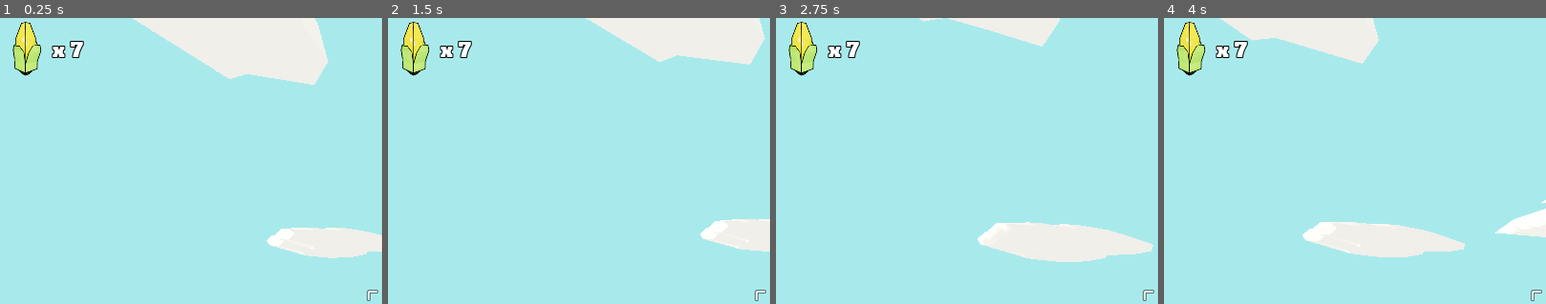
Above: before the commit, frames 1-4 (left to right).
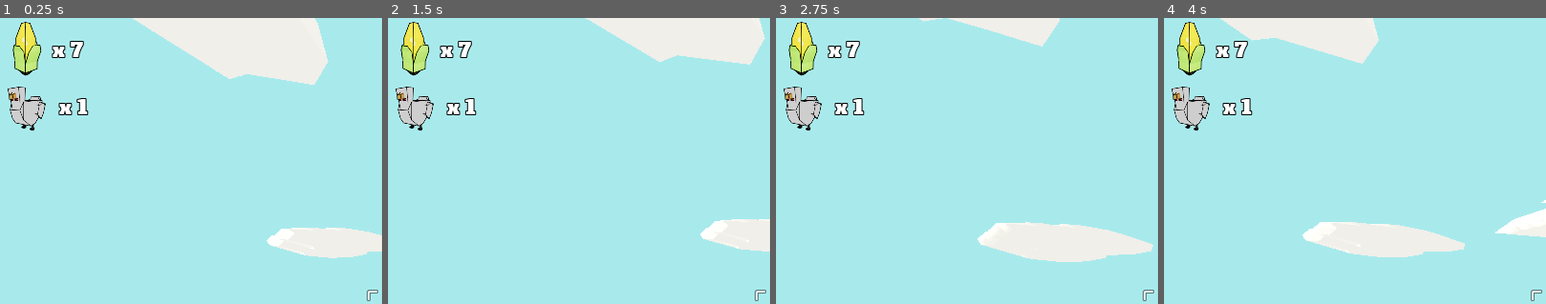
Above: after the commit, the same moments.

Repository: ehtd/godot_wild_jam_32
Game: Godot game, scene res://World.tscn
Same seed, same stepped clock (60 frames per second), same inputs: the game is played once before the commit and once after it.
Inputs (mouse positions are % of the whole screen's width and height, from its top left):
- Up to frame 1 (0.25 s): no input
- Up to frame 2 (1.5 s): tap Enter at 0.5 s; move the mouse to (55, 50) at 0.52 s; hold W (move_forward) from 0.53 s (still down); tap E (grab) at 0.6, 1.35 s; click (55, 50) at 0.67 s; move the mouse to (45, 50) at 1.27 s
- Up to frame 3 (2.75 s): keep holding W (move_forward); move the mouse to (52, 48) at 2.02 s; tap E (grab) at 2.1 s
- Up to frame 4 (4 s): keep holding W (move_forward); move the mouse to (49, 52) at 2.77 s; tap E (grab) at 2.85, 3.6 s; click (49, 52) at 2.92 s; tap R (restart) at 3.5 s; move the mouse to (57, 51) at 3.52 s
The pictures show only the part of the screen within x 0-50%, y 0-50%; the shares and areas given below are measured in that part.

The runs differ from the first frame. In frame 1, 1.3% of the frame differs, in the area x 2-24%, y 24-40%; in frame 2, 1.3%; in frame 3, 1.3%; in frame 4, 1.3%.

Commit message:
chicken count label

Diff:
--- a/Chicken/Chicken_scn.tscn
+++ b/Chicken/Chicken_scn.tscn
@@ -13,7 +13,9 @@
 
 [sub_resource type="CylinderShape" id=2]
 
-[node name="Chicken" type="KinematicBody"]
+[node name="Chicken" type="KinematicBody" groups=[
+"chicken",
+]]
 collision_layer = 4
 collision_mask = 5
 script = ExtResource( 5 )
--- a/Player/Player.gd
+++ b/Player/Player.gd
@@ -12,6 +12,7 @@
 onready var raycast = $RayCast
 onready var fps_label = $CanvasLayer/Label
 onready var corn_count_label = $CanvasLayer/corn_label
+onready var chicken_count_label = $CanvasLayer/chicken_label
 onready var crosshair: TextureRect = $CanvasLayer/TextureRect
 onready var press_e: RichTextLabel = $CanvasLayer/press_e
 
@@ -86,6 +87,8 @@
 func update_ui():
 	fps_label.text = str(Engine.get_frames_per_second())
 	corn_count_label.text = " x " + str(corn_count)
+	var chicken_count = get_tree().get_nodes_in_group("chicken").size()
+	chicken_count_label.text = " x " + str(chicken_count)
 	if can_grab_item(4+64)["can_grab"]:
 		set_crosshair_grab()
 	else:
--- a/Player/Player.tscn
+++ b/Player/Player.tscn
@@ -1,10 +1,11 @@
-[gd_scene load_steps=7 format=2]
+[gd_scene load_steps=8 format=2]
 
 [ext_resource path="res://Player/Player.gd" type="Script" id=1]
 [ext_resource path="res://MoveComponent.tscn" type="PackedScene" id=2]
 [ext_resource path="res://crosshair.png" type="Texture" id=3]
 [ext_resource path="res://new_dynamicfont.tres" type="DynamicFont" id=4]
 [ext_resource path="res://corn_icon.png" type="Texture" id=5]
+[ext_resource path="res://chicken_icon.png" type="Texture" id=6]
 
 [sub_resource type="CapsuleShape" id=1]
 radius = 0.5
@@ -93,6 +94,20 @@
 "_edit_use_anchors_": false
 }
 
+[node name="chicken_label" type="RichTextLabel" parent="CanvasLayer"]
+anchor_right = 0.056
+anchor_bottom = 0.043
+margin_left = 57.0
+margin_top = 80.0
+margin_right = 111.2
+margin_bottom = 24.2
+custom_fonts/normal_font = ExtResource( 4 )
+text = "x 11"
+fit_content_height = true
+__meta__ = {
+"_edit_use_anchors_": false
+}
+
 [node name="TextureRect2" type="TextureRect" parent="CanvasLayer"]
 margin_left = -4.25
 margin_top = 0.5
@@ -104,6 +119,17 @@
 "_edit_use_anchors_": false
 }
 
+[node name="TextureRect3" type="TextureRect" parent="CanvasLayer"]
+margin_left = 5.0
+margin_top = 70.0
+margin_right = 55.0
+margin_bottom = 120.0
+texture = ExtResource( 6 )
+expand = true
+__meta__ = {
+"_edit_use_anchors_": false
+}
+
 [node name="RayCast" type="RayCast" parent="."]
 transform = Transform( 1, 0, 0, 0, 1, 0, 0, 0, 1, 0, 1.75, 0 )
 enabled = true
Binary file added: chicken_icon.png
Not shown, added: chicken_icon.png.import
